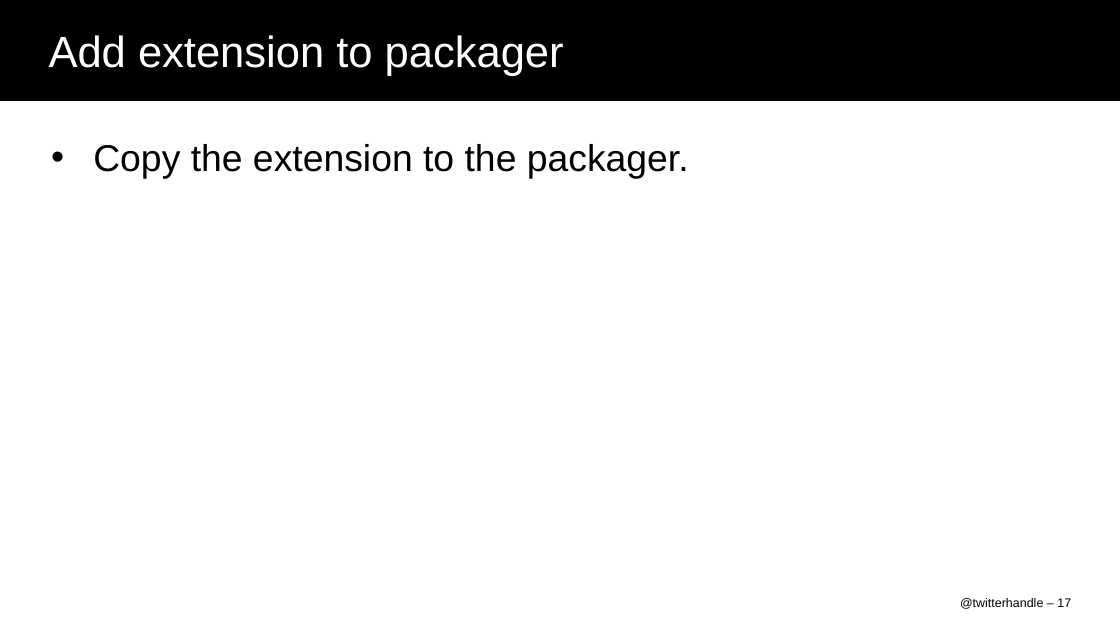
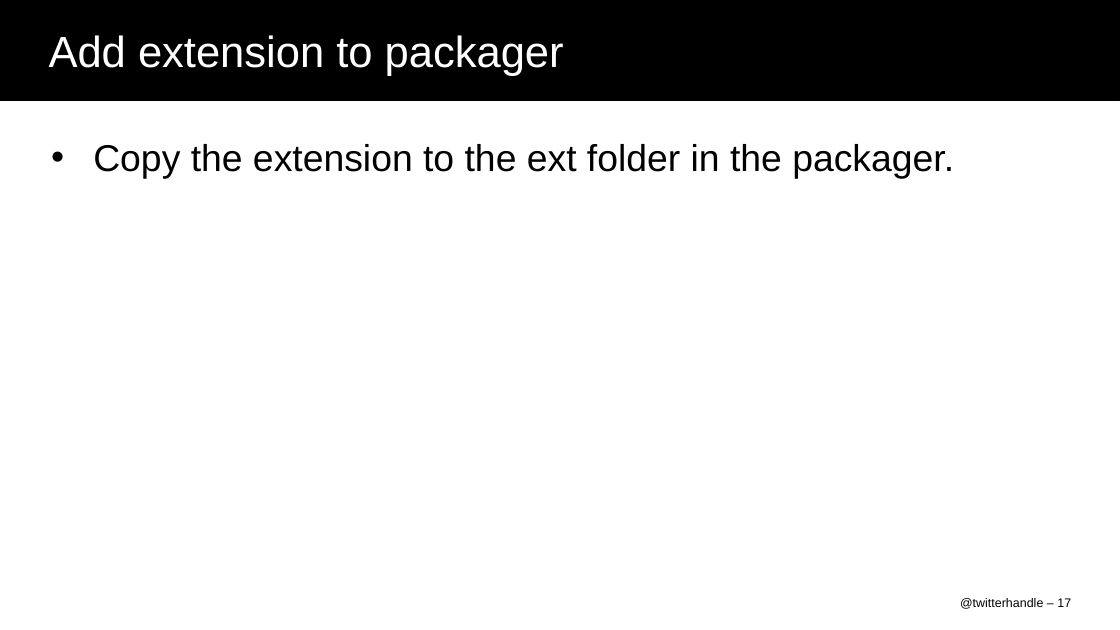
Before and after one commit to nukulb/devcon-demo, a slide deck: slide 17 of DEV51_DelCol.ppt. Drawn at 1120x630 pixels with LibreOffice and Linux fonts; fonts in the diff are those of the drawing; background and template pictures are left out. Boxes give left, top, right and bottom in pixels: in the first picture for what was removed or moved away, otherwise in the second. Text is boxed around its words. In the diff, an @@ line names an element or a change of style, - is before the commit and + after.

```diff
--- a/DEV51_DelCol.ppt
+++ b/DEV51_DelCol.ppt
@@ text at [93,144,954,179]: text changed @@
-• Copy the extension to the packager.
+• Copy the extension to the ext folder in the packager.
```
Also in this commit, not shown: 7 other slides changed, 5 slides added, 3 slides removed.
